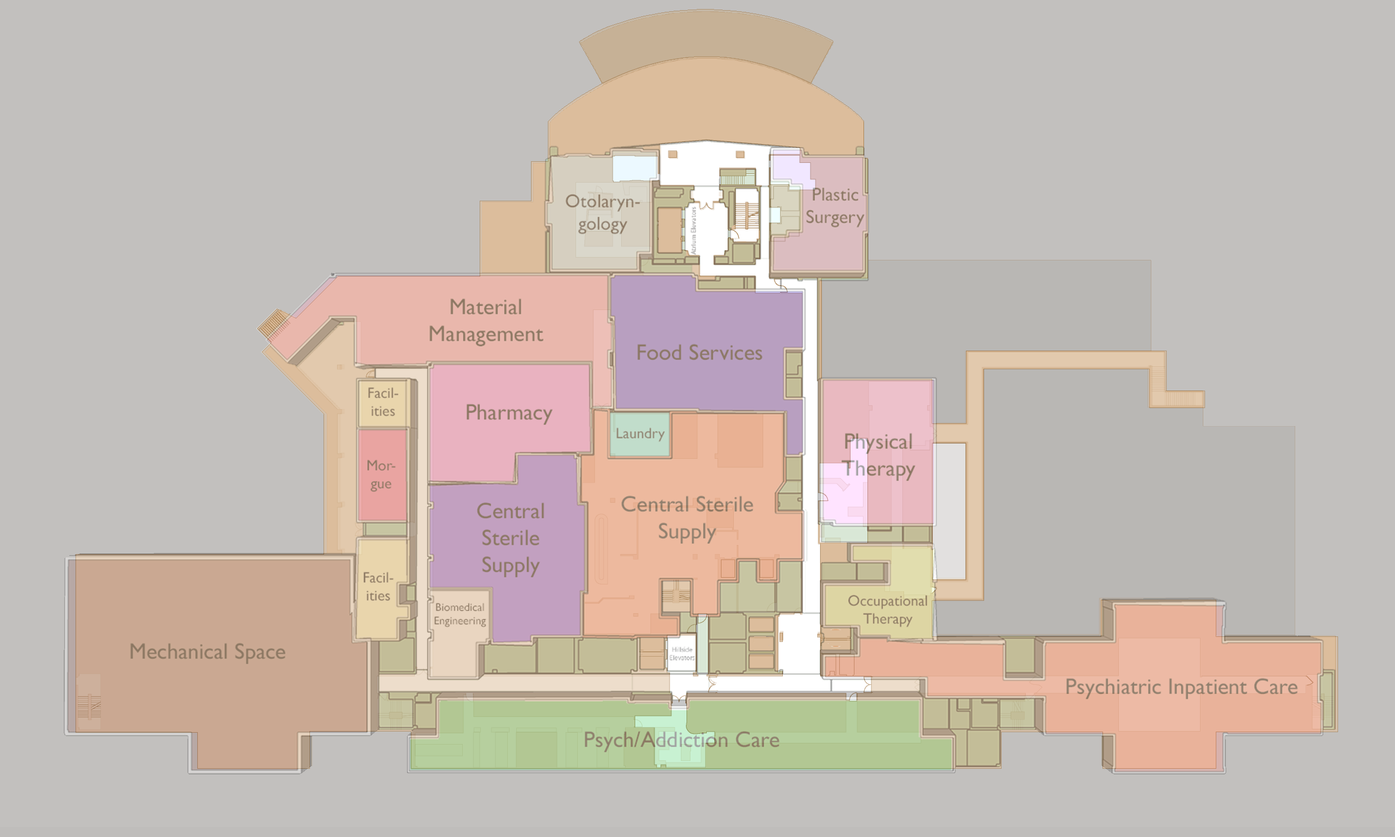
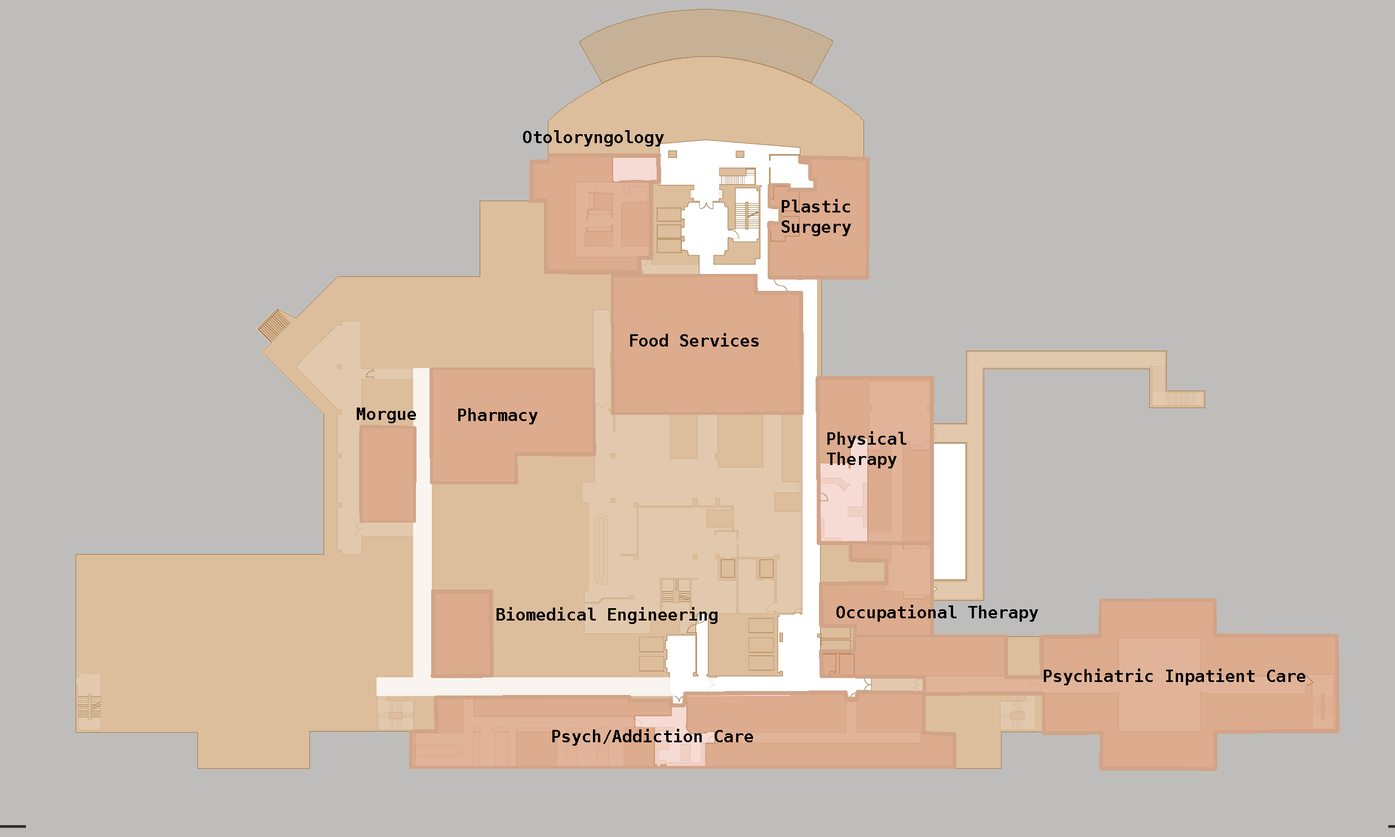
Layers edited between the first and the second 1395x837 image:
removed layer "Layer 8" over [669, 220, 681, 226]
removed layer "Layer 7" over [669, 237, 681, 240]
removed layer "Layer 6" over [658, 237, 670, 240]
removed layer "Layer 5" over [658, 220, 670, 226]
removed layer "Layer 4" over [667, 220, 679, 226]
added layer "Food Services" above "Physical Therapy" over [630, 333, 759, 347]
added layer "Physical Therapy" above "Psychiatric Inpatient Care" over [826, 431, 907, 469]
added layer "Psychiatric Inpatient Care" above "Occupational Therapy" over [1043, 668, 1306, 686]
added layer "Occupational Therapy" above "Morgue" over [836, 604, 1039, 622]
added layer "Morgue" above "Pharmacy" over [356, 407, 416, 424]
added layer "Pharmacy" above "Biomedical Engineering" over [458, 408, 538, 425]
added layer "Biomedical Engineering" above "Psych/Addiction Care" over [496, 607, 718, 624]
added layer "Psych/Addiction Care" above "Plastic Surgery" over [552, 728, 754, 746]
added layer "Plastic Surgery" above "Otoloryngology" over [781, 198, 852, 237]
added layer "Otoloryngology" above "lines" over [523, 130, 664, 147]
added layer "lines" above "Layer 2" over [359, 153, 1340, 774]
painted on "Layer 2" over [604, 130, 672, 238]
added layer "colour code" (80%) above "floor2" over [361, 153, 1339, 769]
painted on "floor2" over [0, 0, 1395, 829]
